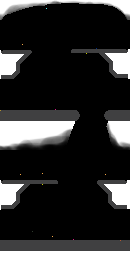
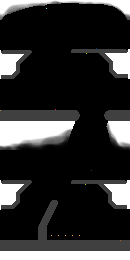
Two versions of the same layered image (130x260). Layer-by-layer changes:
painted on "greenhouse.png copy" over (x1=20, y1=44, x2=106, y2=240)
